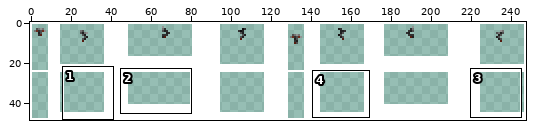
Pixel-art file -- src/trams/kumamoto/9700/9700.aseprite. Above: a wide view before the commit, with the close-up outlined.
Close-up. First the earlier version:
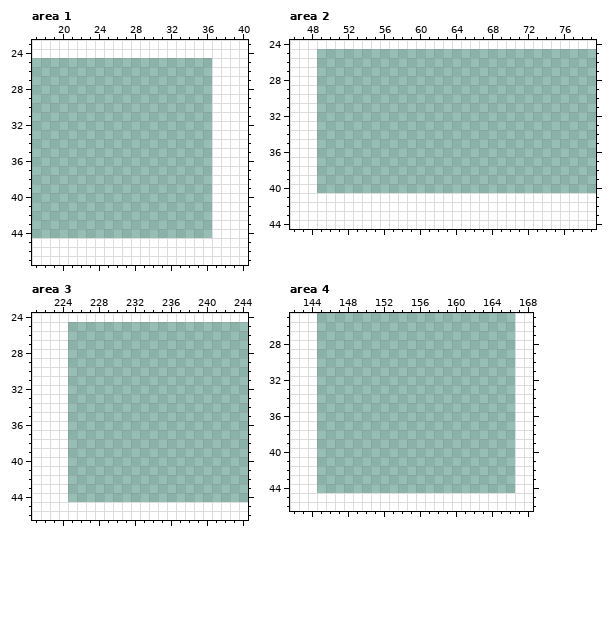
248x49 pixels, 1 frame. Colours within 5 levels of each other are drawn and written as one. Shown: area 1: x 17..40, y 23..47; area 2: x 46..79, y 24..44; area 3: x 221..244, y 24..46; area 4: x 142..168, y 25..46. The commit also changed other parts of the picture, which this record leaves out.
Now the later version:
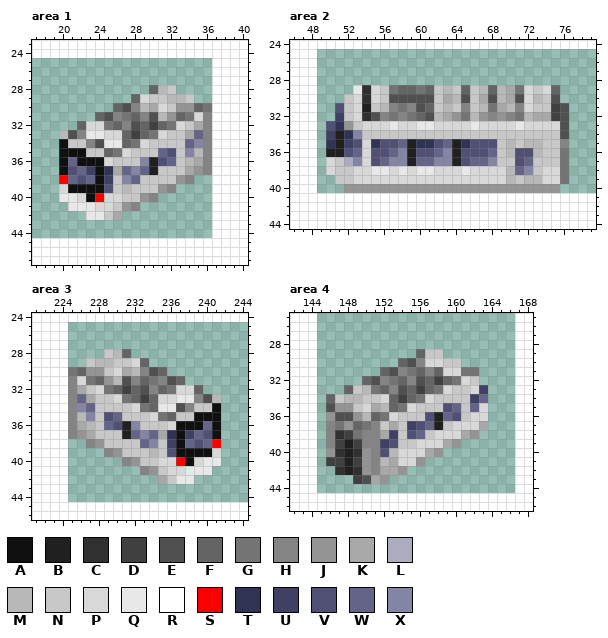
Palette (. is transparent): A #101010  B #202020  C #303030  D #404040  E #505050  F #646464  G #747474  H #848484  J #949494  K #a8a8a8  L #acacc0  M #b8b8b8  N #c8c8c8  P #d8d8d8  Q #e8e8e8  R #ffffff  S #fc0000  T #303454  U #404064  V #505074  W #646488  X #8484a4
Change:
layer "9700" now shown
layer "Roof" now shown
--- area 1, layers "Roof", "9700"
@@ x 17..40 @@
 27 ....................RRRR
-28 ....................RRRR
-29 ....................RRRR
-30 ....................RRRR
-31 ....................RRRR
-32 ....................RRRR
-33 ....................RRRR
-34 ....................RRRR
-35 ....................RRRR
-36 ....................RRRR
-37 ....................RRRR
-38 ....................RRRR
-39 ....................RRRR
-40 ....................RRRR
-41 ....................RRRR
-42 ....................RRRR
+28 .............FMN....RRRR
+29 ...........FPNNMMN..RRRR
+30 .........FEHMKPNJJFGRRRR
+31 .......FEHGFHEMJFGPHRRRR
+32 .....FPPGFHEFDFGPNKHRRRR
+33 ...MEHQQPPFDFGPNNKWHRRRR
+34 ...ANNHEQQFGPNNNNWXHRRRR
+35 ...AAANNFGPNNNWVNXMHRRRR
+36 ...AWAAAPNNNXBVWNMKHRRRR
+37 ...AVWUATKWXWBNNNKJHRRRR
+38 ...SWVWAUNXWNNNNJH..RRRR
+39 ...PAAAAVNMNNNJH....RRRR
+40 ...QQPASPPNNJH......RRRR
+41 ....QQQPPNJH........RRRR
+42 ......QQNK..........RRRR
 43 ....................RRRR
--- area 2, layers "Roof", "9700"
@@ x 46..79 @@
 28 RRR...............................
-29 RRR...............................
-30 RRR...............................
-31 RRR...............................
-32 RRR...............................
-33 RRR...............................
-34 RRR...............................
-35 RRR...............................
-36 RRR...............................
-37 RRR...............................
-38 RRR...............................
-39 RRR...............................
-40 RRR...............................
+29 RRR....QCPNGFFGFNMNFNMFMKGPNPF....
+30 RRR...NPCPNEEEEENKMENKEMKEPMNE....
+31 RRR..VNPBNMHGHEFNMNHNMGKMHPNNDE...
+32 RRR..UNPCEHGHGFEMKJGMJHJHGMKKDE...
+33 RRR.VTJNPPPQPPQQPPPPQPPPPQPPPPE...
+34 RRR.UBTXNNNNNNNNNNNNNNNNNNNNNNE...
+35 RRR.TBUVPTVVWBTTVWBTVVVNMNMMNNH...
+36 RRR.BBVWPVVWXBVVWXBVVVWNMVVMNNG...
+37 RRR.PNLXPVWXXBWWXXBVWWXNNVWNNNG...
+38 RRR.PNNPPQQPQPQQPPPQPPPPMWXNPPG...
+39 RRR..NNPPPPPPPPPPPPPPPPPMNMMPPG...
+40 RRR...JJJJJJJJJJJJJJJJJJJJJJJJ....
 41 RRRRRRRRRRRRRRRRRRRRRRRRRRRRRRRRRR
--- area 3, layers "Roof", "9700"
@@ x 221..244 @@
 27 RRRR....................
-28 RRRR....................
-29 RRRR....................
-30 RRRR....................
-31 RRRR....................
-32 RRRR....................
-33 RRRR....................
-34 RRRR....................
-35 RRRR....................
-36 RRRR....................
-37 RRRR....................
-38 RRRR....................
-39 RRRR....................
-40 RRRR....................
-41 RRRR....................
-42 RRRR....................
+28 RRRR....NMF.............
+29 RRRR..NMMNNPF...........
+30 RRRRGFJJNPKMHEF.........
+31 RRRRHPGFJMEHFGHEF.......
+32 RRRRHKNPGFDFEHFGPPF.....
+33 RRRRHWKNNPGFDFPPQQHEM...
+34 RRRRHXWNNNNPGFQQEHNNA...
+35 RRRRHMXNVWNNNPGFNNAAA...
+36 RRRRHKMNWVBXNNNPAAAWA...
+37 RRRRHJKNNNBWXWKTAUWVA...
+38 RRRR..HJNNNNWXNUAWVWS...
+39 RRRR....HJNNNMNVAAAAP...
+40 RRRR......HJNNPPSAPQQ...
+41 RRRR........HJNPPQQQ....
+42 RRRR..........KNQQ......
 43 RRRR....................
--- area 4, layers "Roof", "9700"
@@ x 142..168 @@
 28 RRR......................RR
-29 RRR......................RR
-30 RRR......................RR
-31 RRR......................RR
-32 RRR......................RR
-33 RRR......................RR
-34 RRR......................RR
-35 RRR......................RR
-36 RRR......................RR
-37 RRR......................RR
-38 RRR......................RR
-39 RRR......................RR
-40 RRR......................RR
-41 RRR......................RR
-42 RRR......................RR
-43 RRR......................RR
+29 RRR...........FNN........RR
+30 RRR.........FEHPPNN......RR
+31 RRR.......FEHGFHFPPGG....RR
+32 RRR.....FEHGFHEFDFGPN....RR
+33 RRR...FNMGFHEFDFGPNNPU...RR
+34 RRR.FNMMNNPFDFGPNNNNUW...RR
+35 RRR.EJJNPKMFGPNNNVWNWP...RR
+36 RRR.JEEJMFGPNNNVBWVNPP...RR
+37 RRR.HGJFGHNKNUVWBNPPPK...RR
+38 RRR.HCDGHHKUNVWNPPPKJ....RR
+39 RRR.HDBDHHUVNNPPPKJ......RR
+40 RRR.JCBCJHVMPPPKJ........RR
+41 RRR.DDBDJHMKPPJ..........RR
+42 RRR..CBCJHKKJ............RR
+43 RRR....DEKJ..............RR
 44 RRR......................RR
Boxes around the changes in both close-ups, in picture pixels (x1, y1, x2, y2):
added: (59, 85, 212, 220)
added: (326, 85, 569, 193)
added: (68, 349, 221, 484)
added: (326, 349, 488, 484)
